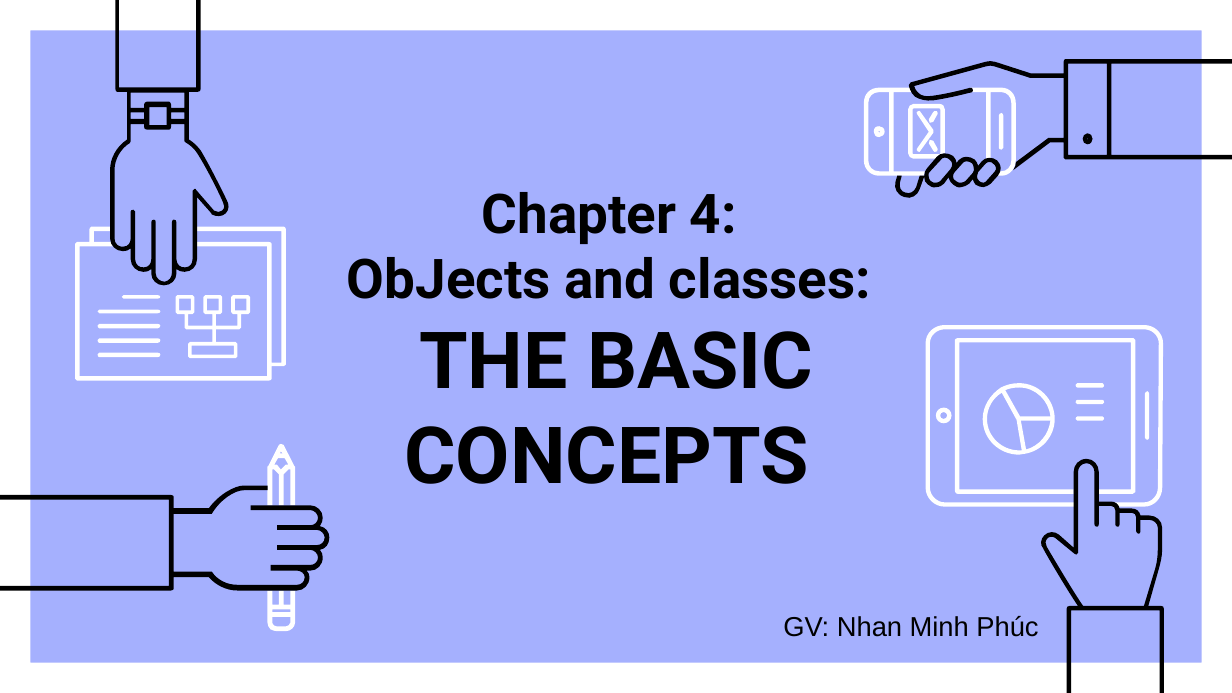
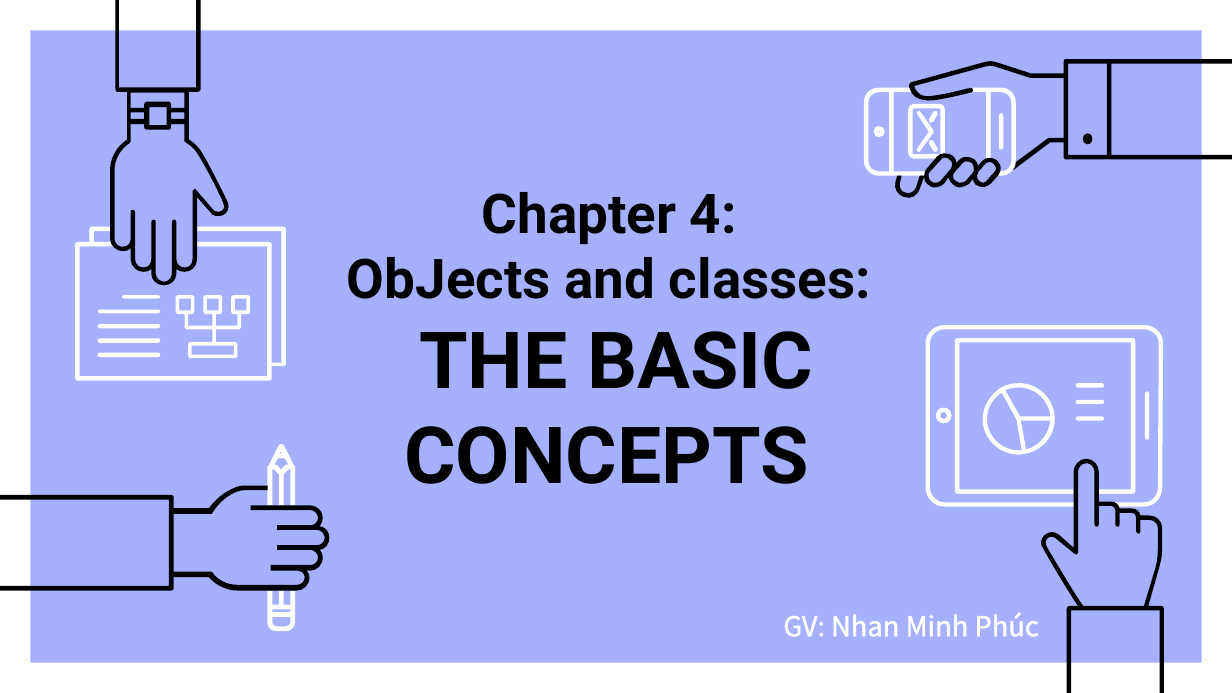
Before and after one commit to VoLeKhanhDuy/XDPM_HDT, a slide deck: slide 1 of chuong 4.pptx. Drawn at 1232x693 pixels with LibreOffice and Linux fonts; fonts in the diff are those of the drawing. Boxes give left, top, right and bottom in pixels: in the first picture for what was removed or moved away, otherwise in the second. Text is boxed around its words. In the diff, an @@ line names an element or a change of style, - is before the commit and + after.

```diff
--- a/chuong 4.pptx
+++ b/chuong 4.pptx
@@ text "GV: Nhan Minh Phúc" at (783,612,1038,637): font Arial to Noto Sans CJK KR, text colour #000000 to #FFFFFF, letter outline none to #FFFFFF 1.45 pt @@
```
Also in this commit, not shown: 13 other slides changed, 35 slides added, 25 slides removed, 3 other files.
